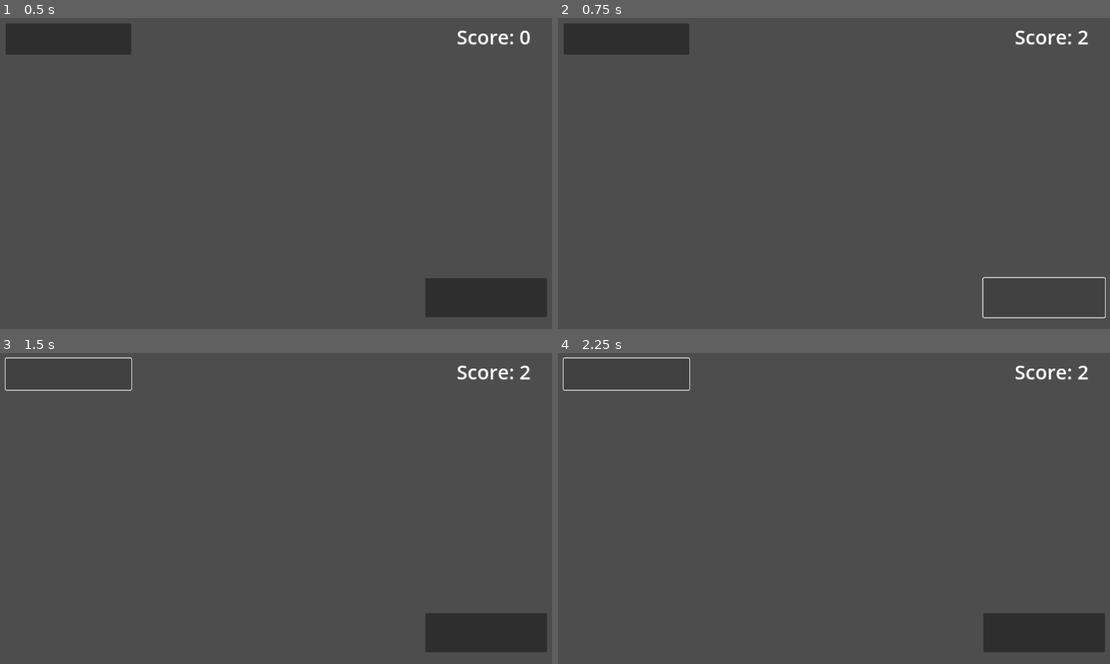
Above: before the commit, frames 1-4 (two rows, left to right).
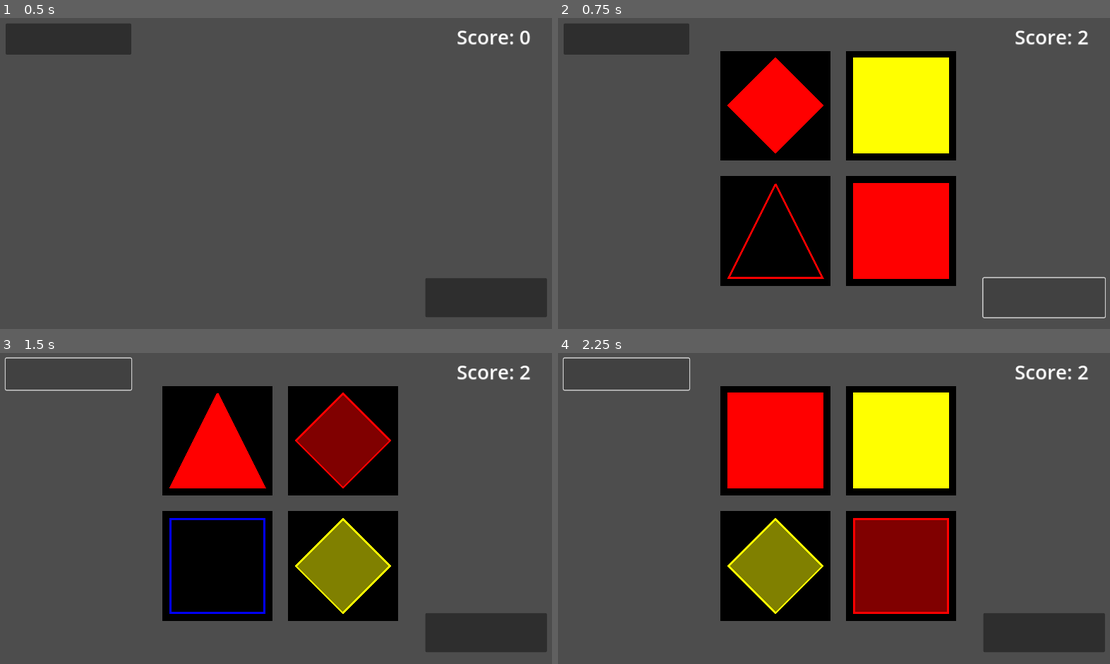
Above: after the commit, the same moments.

Repository: JadenValdez/SetSquare
Game: Godot game, scene res://Scenes/SetSquare.tscn
The game is run twice, just before and just after one commit, with the same random seed, the same clock (stepped at 60 frames per second) and the same inputs.
Inputs (mouse positions are in pixels of both pictures, inside the frame that each line leads up to):
- Up to frame 1 (0.5 s): no input
- Up to frame 2 (0.75 s): click (1043, 297) at 0.5 s
- Up to frame 3 (1.5 s): click (66, 374) at 1.25 s
- Up to frame 4 (2.25 s): click (624, 374) at 2 s

Frame 1 is identical in both runs. In frame 2, 28% of the frame differs, in the area x 29-73%, y 10-87%; in frame 3, 28%; in frame 4, 28%.

Commit message:
Fixed Bugs
Fixed bug where the level wasn't generating the correct list. Fixed bug where tile background was not changing properly.

Diff:
--- a/Scripts/AnswerCheck.gd
+++ b/Scripts/AnswerCheck.gd
@@ -74,6 +74,11 @@
 
 			if !(tiles_found >= 3):
 				AnswerCreator.CreateAnswerTabRoundEnd(set_id)
+				for tile_id in GameManager.Sets[set_id]:
+					SignalBus.select_tile.emit(tile_id)
+				await get_tree().create_timer(1).timeout
+				SignalBus.clear_selected_tiles.emit()
+				await get_tree().create_timer(0.1).timeout
 				pass
 				#this set was not found
 				#show visual that shows it where it was on the board
--- a/Scripts/LevelManager.gd
+++ b/Scripts/LevelManager.gd
@@ -14,14 +14,19 @@
 
 func StartNewLevel() -> void:
 	RemainingLevelAnswers = GameManager.LEVELS[GameManager.CurrentLevel].Answers.duplicate(true)
+
 	GameManager.BoardRows = GameManager.LEVELS[GameManager.CurrentLevel].Rows
 	GameManager.BoardColumns = GameManager.LEVELS[GameManager.CurrentLevel].Columns
+	GameManager.List = GameManager.LEVELS[GameManager.CurrentLevel].List
 	GameManager.CurrentRound = 0
 
 
 func StartNewRound() -> void:
+
 	SignalBus.remove_answer_tabs.emit()
 	SignalBus.delete_all_tiles.emit()
+
+	#should be a cutscene for next round
 	if RemainingLevelAnswers.is_empty():
 		GameManager.CurrentLevel += 1
 		if GameManager.CurrentLevel >= 6:
--- a/Scripts/MainPlayArea.gd
+++ b/Scripts/MainPlayArea.gd
@@ -51,6 +51,7 @@
 
 
 func _on_button_2_pressed() -> void:
+	SignalBus.clear_selected_tiles.emit()
 	AnswerCheck.CheckSets()
 
 func _update_score() -> void:
--- a/Scripts/SignalBus.gd
+++ b/Scripts/SignalBus.gd
@@ -7,6 +7,7 @@
 
 signal clear_selected_tiles
 signal delete_all_tiles
+signal select_tile
 
 signal move_remaining_answer_tabs
 signal remove_answer_tabs
--- a/Scripts/Tile.gd
+++ b/Scripts/Tile.gd
@@ -16,6 +16,7 @@
 func _ready() -> void:
 	SignalBus.clear_selected_tiles.connect(_clear_selected_tiles)
 	SignalBus.delete_all_tiles.connect(_delete_all_tiles)
+	SignalBus.select_tile.connect(_select_tile)
 
 	color_rect.modulate = tile_shade
 
@@ -66,3 +67,7 @@
 
 func _delete_all_tiles() -> void:
 	queue_free()
+
+func _select_tile(id: String) -> void:
+	if tile_id == id:
+		line_2d.show()
--- a/Scripts/TileGenerator.gd
+++ b/Scripts/TileGenerator.gd
@@ -37,11 +37,13 @@
 	for i in range(GameManager.BoardRows):
 		for j in range(GameManager.BoardColumns):
 			#start looking for answers once enough spaces have been filled out
+			print(GameManager.AnswerAmount)
 			if TotalSpaces - CurrentSpace <= GameManager.AnswerAmount && GameManager.AnswerAmount != 0:
 				for x in Answers.keys():
 					if Answers[x].Amount > GameManager.AnswerAmount:
 						pass
 					else:
+
 						GameManager.AnswerAmount -= Answers[x].Amount
 						for pair_id in Answers[x].HalfSet:
 							TempSet = {}
